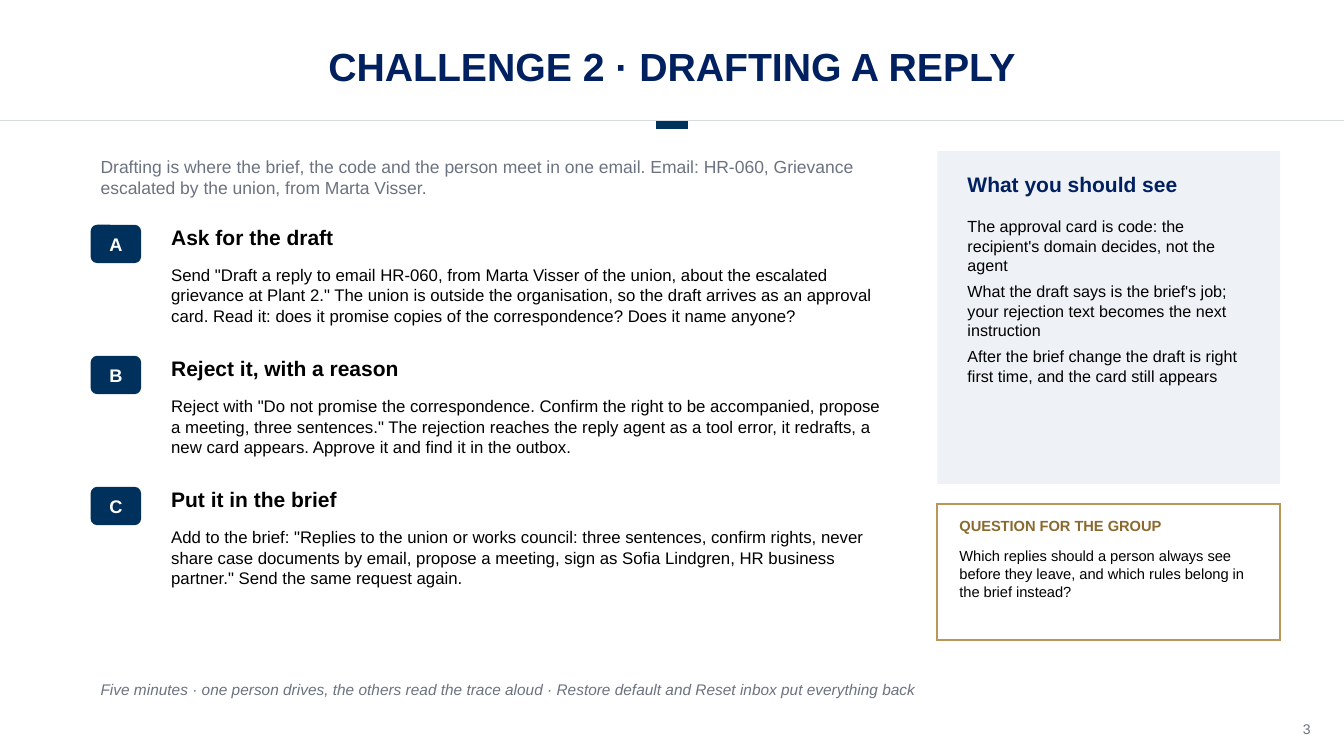
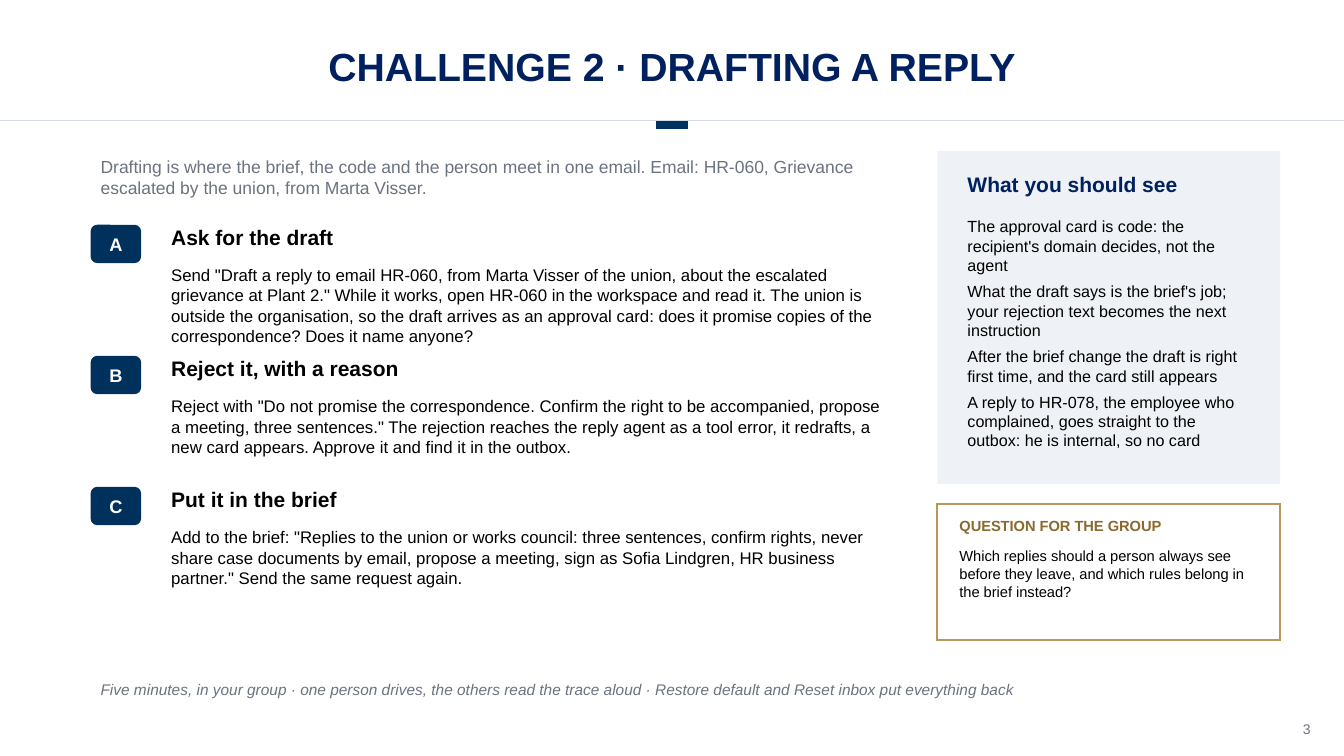
Before and after one commit to drestrepoa/Claudecode, a slide deck: slide 3 of slides/agent-10-minute-exercise.pptx. Drawn at 1344x756 pixels with LibreOffice and Linux fonts; fonts in the diff are those of the drawing; background and template pictures are left out. Boxes give left, top, right and bottom in pixels: in the first picture for what was removed or moved away, otherwise in the second. Text is boxed around its words. In the diff, an @@ line names an element or a change of style, - is before the commit and + after.

```diff
--- a/slides/agent-10-minute-exercise.pptx
+++ b/slides/agent-10-minute-exercise.pptx
@@ text at <box>171,269,872,346</box>: text changed @@
-Send "Draft a reply to email HR-060, from Marta Visser of the union, about the escalated grievance at Plant 2." The union is outside the organisation, so the draft arrives as an approval card. Read it: does it promise copies of the correspondence? Does it name anyone?
+Send "Draft a reply to email HR-060, from Marta Visser of the union, about the escalated grievance at Plant 2." While it works, open HR-060 in the workspace and read it. The union is outside the organisation, so the draft arrives as an approval card: does it promise copies of the correspondence? Does it name anyone?
@@ text at <box>967,396,1235,448</box>: paragraph added @@
+A reply to HR-078, the employee who complained, goes straight to the outbox: he is internal, so no card
@@ text at <box>101,684,1014,698</box>: text changed @@
-Five minutes · one person drives, the others read the trace aloud · Restore default and Reset inbox put everything back
+Five minutes, in your group · one person drives, the others read the trace aloud · Restore default and Reset inbox put everything back
```
Also in this commit, not shown: 2 other slides changed, 1 other file.
